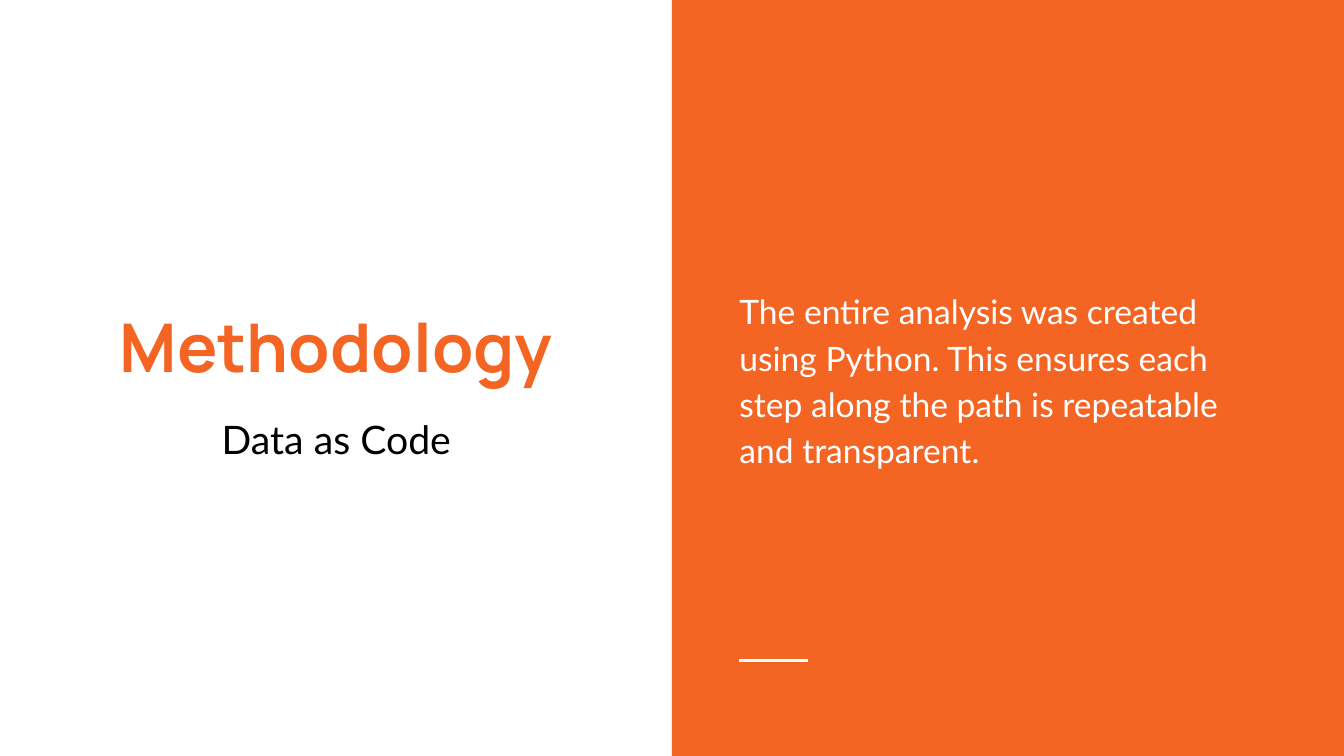
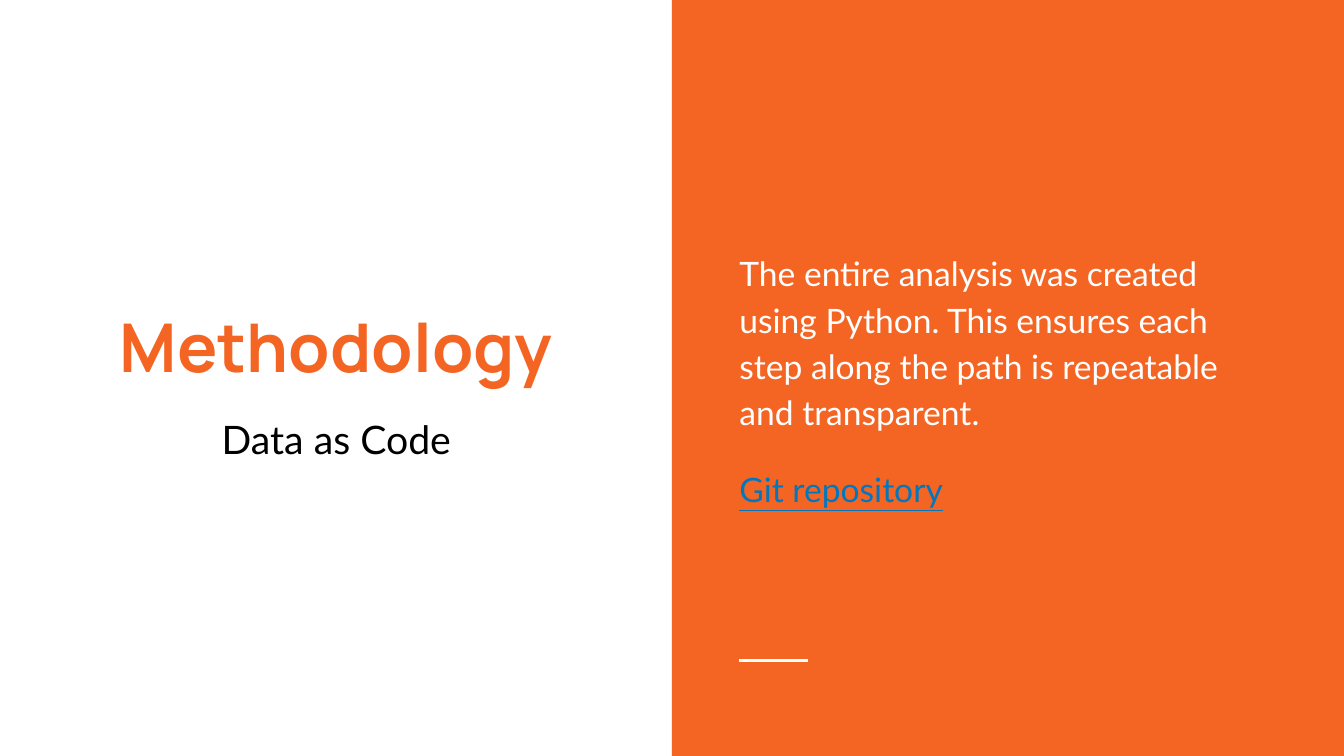
Before and after one commit to aerler101-1/OCR-Dashboard, a slide deck: slide 2 of OCR Data Analyst.pptx. Drawn at 1344x756 pixels with LibreOffice and Linux fonts; fonts in the diff are those of the drawing. Boxes give left, top, right and bottom in pixels: in the first picture for what was removed or moved away, otherwise in the second. Text is boxed around its words. In the diff, an @@ line names an element or a change of style, - is before the commit and + after.

```diff
--- a/OCR Data Analyst.pptx
+++ b/OCR Data Analyst.pptx
@@ text at [739, 477, 942, 508]: paragraph added @@
+Git repository
```
Also in this commit, not shown: 3 other slides changed, 1 other file.
